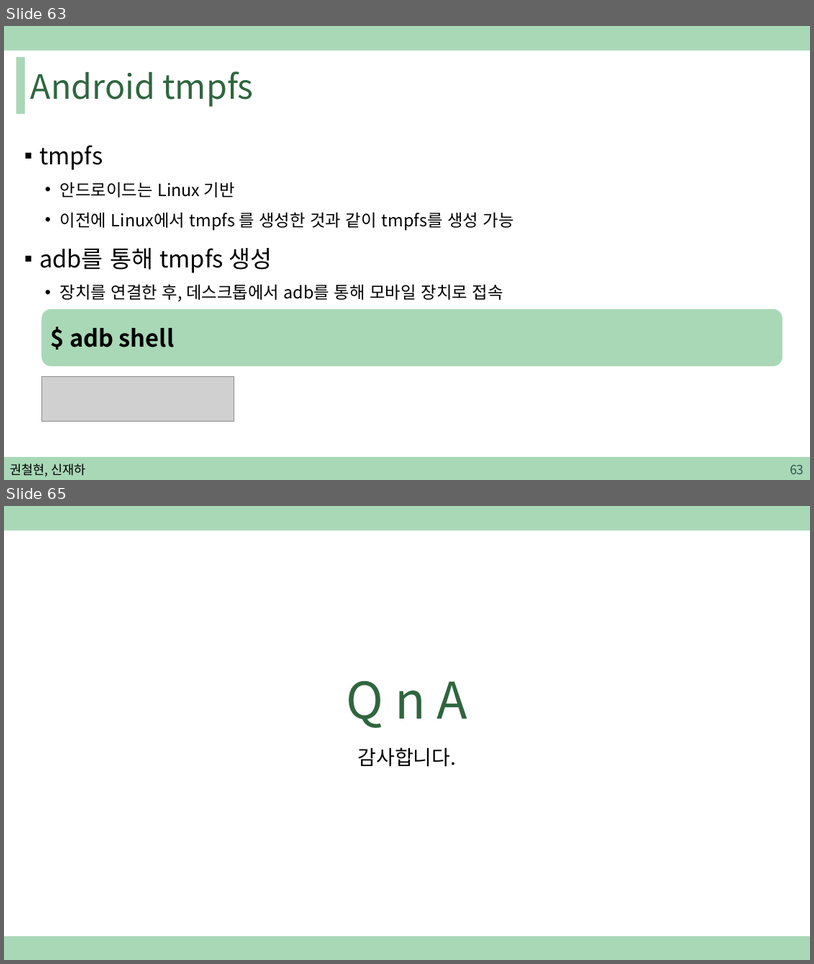
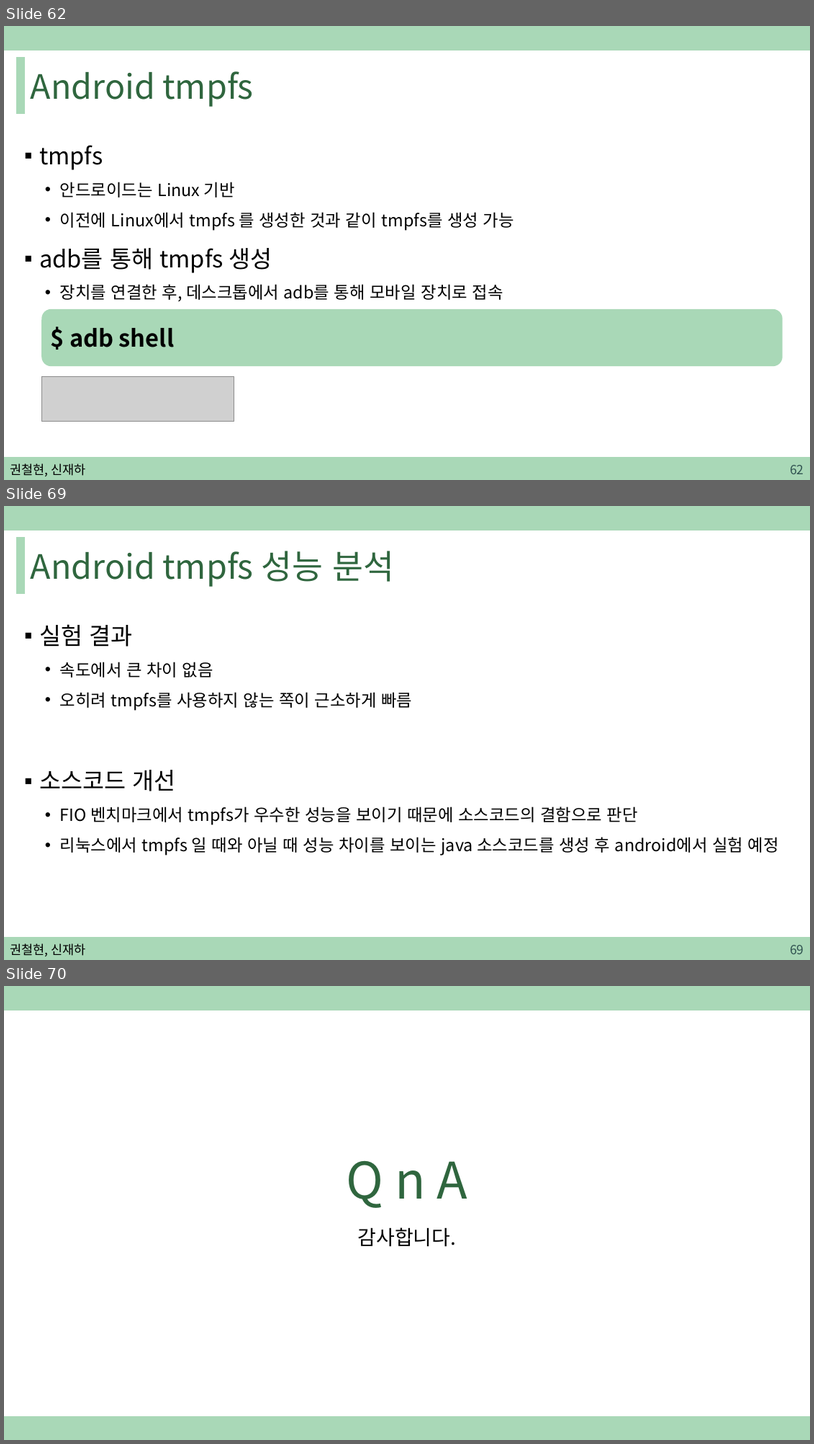
Before and after one commit to sjh4287/capston, a slide deck: 2022.02.18/권철현,신재하.pptx. Shown one above the other, each under a label of ours: slides 63 and 65 before the commit, slides 62, 69 and 70 after it; the slides between them are not shown. The pictures are 814x964 and 814x1444 pixels, drawn with LibreOffice and Linux fonts; fonts in the diff are those of the drawing; grey boxes stand for pictures. Boxes give left, top, right and bottom in pixels: in the first picture for what was removed or moved away, otherwise in the second. Text is boxed around its words. In the diff, an @@ line names an element or a change of style, - is before the commit and + after.

```diff
--- a/2022.02.18/권철현,신재하.pptx
+++ b/2022.02.18/권철현,신재하.pptx
@@ slide 69 added at <box>4,506,810,960</box>, background #FFFFFF; not listed: 3 template elements that a slide beside it also shows @@
@@ title added at <box>31,551,394,587</box>, 40 pt, text #2F663E @@
+Android tmpfs 성능 분석
@@ text added at <box>39,624,779,855</box>, 20 pt, text #000000 @@
+▪ 실험 결과
+  • 속도에서 큰 차이 없음
+  • 오히려 tmpfs를 사용하지 않는 쪽이 근소하게 빠름
+▪ 소스코드 개선
+  • FIO 벤치마크에서 tmpfs가 우수한 성능을 보이기 때문에 소스코드의 결함으로 판단
+  • 리눅스에서 tmpfs 일 때와 아닐 때 성능 차이를 보이는 java 소스코드를 생성 후 android에서 실험 예정
@@ text added at <box>10,943,85,956</box>, 15 pt, text #000000 @@
+권철현, 신재하
@@ page number added at <box>790,944,804,954</box>, 15 pt, text #305250 @@
+69
@@ what was slide 63 is now slide 62 @@
@@ page number at <box>790,464,804,474</box>: text changed @@
-63
+62
@@ what was slide 65 is now slide 70 @@
```
Also in this commit, not shown: 11 slides changed, 4 other slides added.
